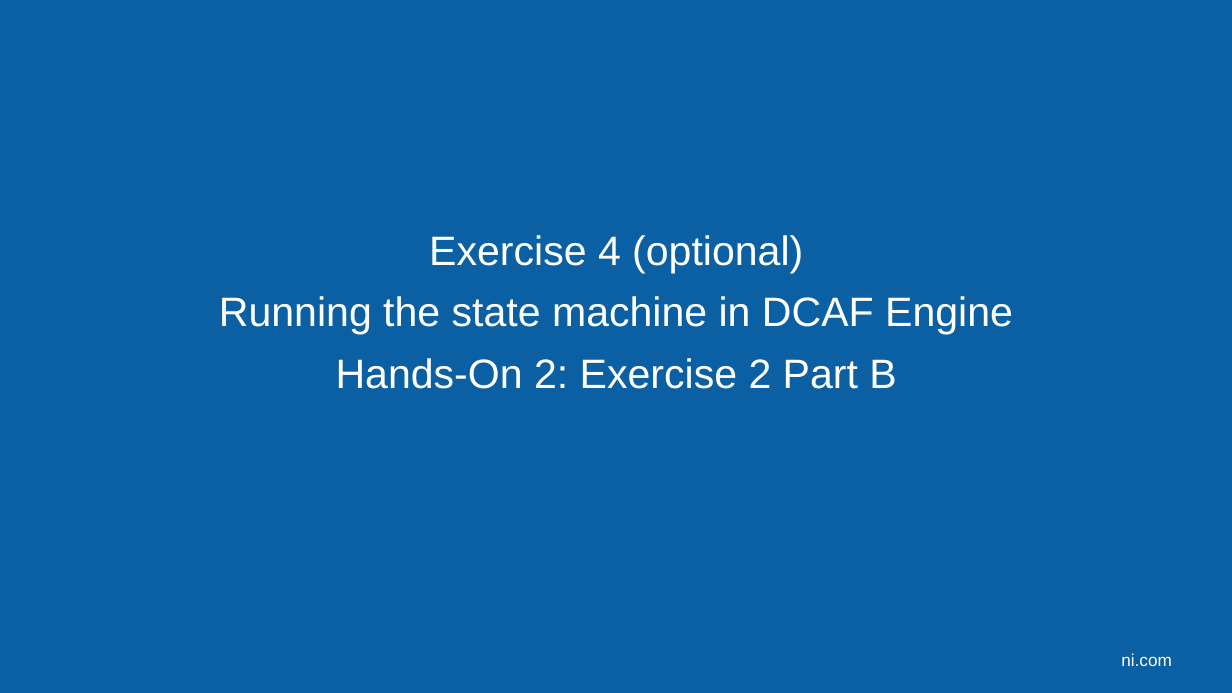
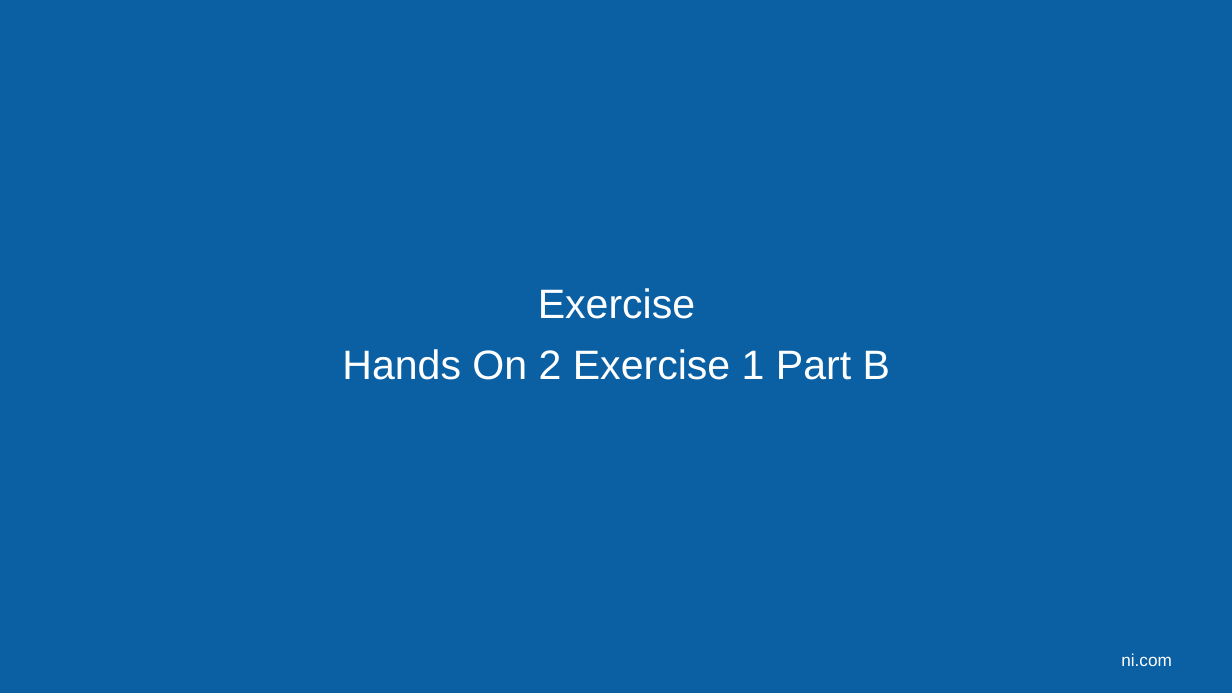
Before and after one commit to LabVIEW-DCAF/Documentation, a slide deck: slide 28 of Trunk/Getting Started Material/DCAF Training/6 Static Modules.pptx (slide 24 before the commit). Drawn at 1232x693 pixels with LibreOffice and Linux fonts; fonts in the diff are those of the drawing; background and template pictures are left out. Boxes give left, top, right and bottom in pixels: in the first picture for what was removed or moved away, otherwise in the second. Text is boxed around its words. In the diff, an @@ line names an element or a change of style, - is before the commit and + after.

```diff
--- a/Trunk/Getting Started Material/DCAF Training/6 Static Modules.pptx
+++ b/Trunk/Getting Started Material/DCAF Training/6 Static Modules.pptx
@@ text at [342, 288, 890, 380]: text changed @@
-Exercise 4 (optional)
-Running the state machine in DCAF Engine
-Hands-On 2: Exercise 2 Part B
+Exercise
+Hands On 2 Exercise 1 Part B
```
Also in this commit, not shown: 9 other slides changed, 34 slides added, 12 slides removed.
